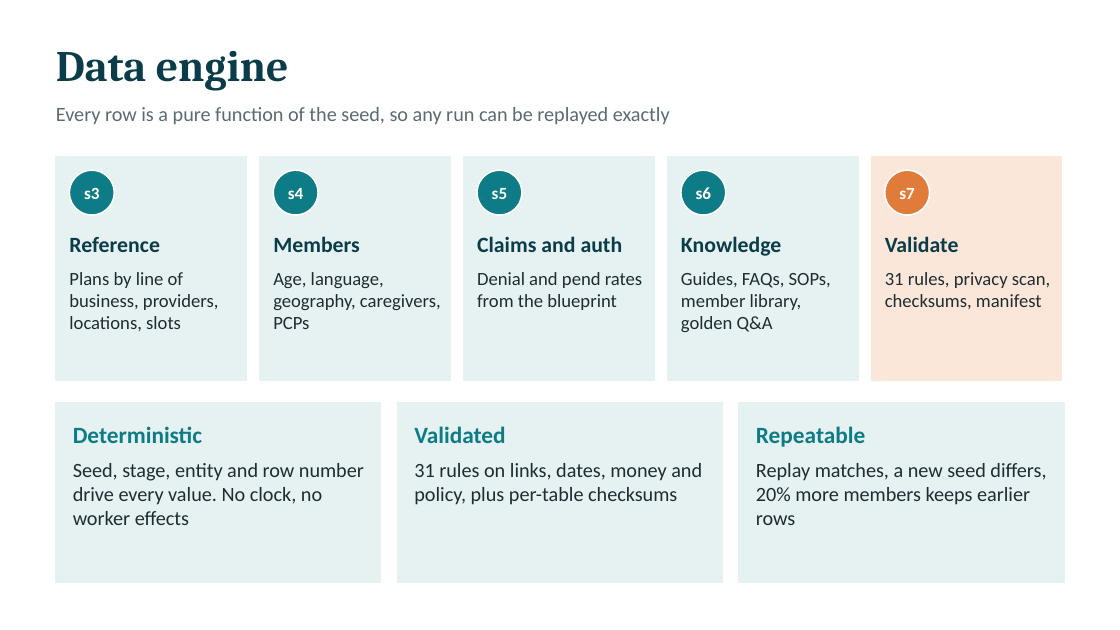
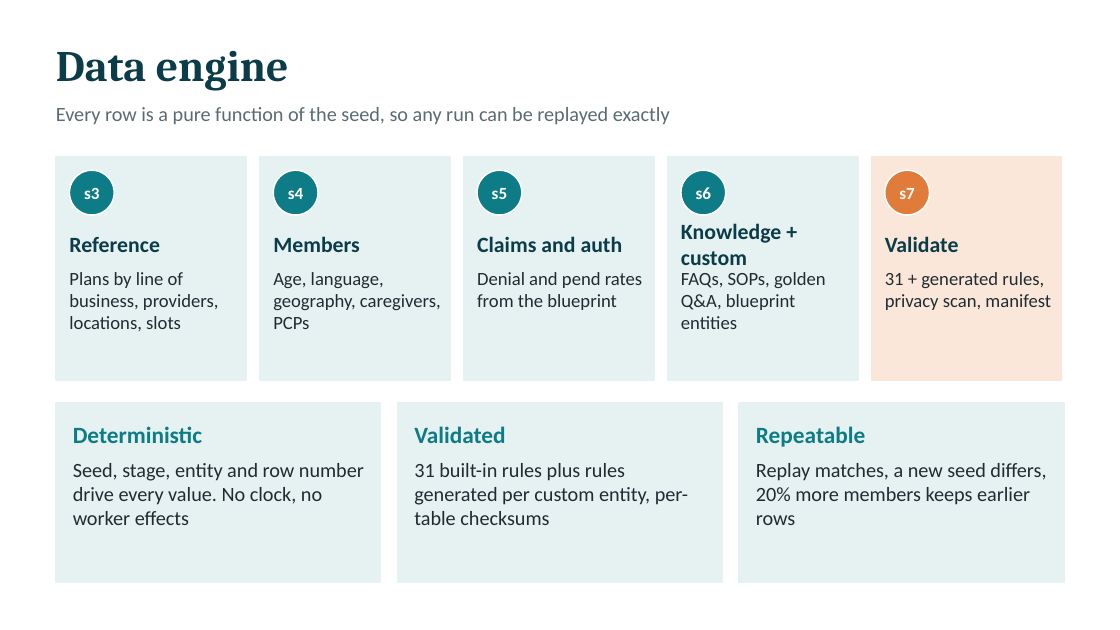
Before and after one commit to aravinda0216/hf-health-poc, a slide deck: slide 3 of docs/Healthcare_AI_Factory_Phase1.pptx. Drawn at 1120x630 pixels with LibreOffice and Linux fonts; fonts in the diff are those of the drawing. Boxes give left, top, right and bottom in pixels: in the first picture for what was removed or moved away, otherwise in the second. Text is boxed around its words. In the diff, an @@ line names an element or a change of style, - is before the commit and + after.

```diff
--- a/docs/Healthcare_AI_Factory_Phase1.pptx
+++ b/docs/Healthcare_AI_Factory_Phase1.pptx
@@ text at (681,223,781,265): text changed @@
-Knowledge
+Knowledge + custom
@@ text at (681,272,826,329): text changed @@
-Guides, FAQs, SOPs, member library, golden Q&A
+FAQs, SOPs, golden Q&A, blueprint entities
@@ text at (885,272,1051,310): text changed @@
-31 rules, privacy scan, checksums, manifest
+31 + generated rules, privacy scan, manifest
@@ text at (414,463,688,525): text changed @@
-31 rules on links, dates, money and policy, plus per-table checksums
+31 built-in rules plus rules generated per custom entity, per-table checksums
```
Also in this commit, not shown: 5 other slides changed, 2 slides added, 1 other file.
